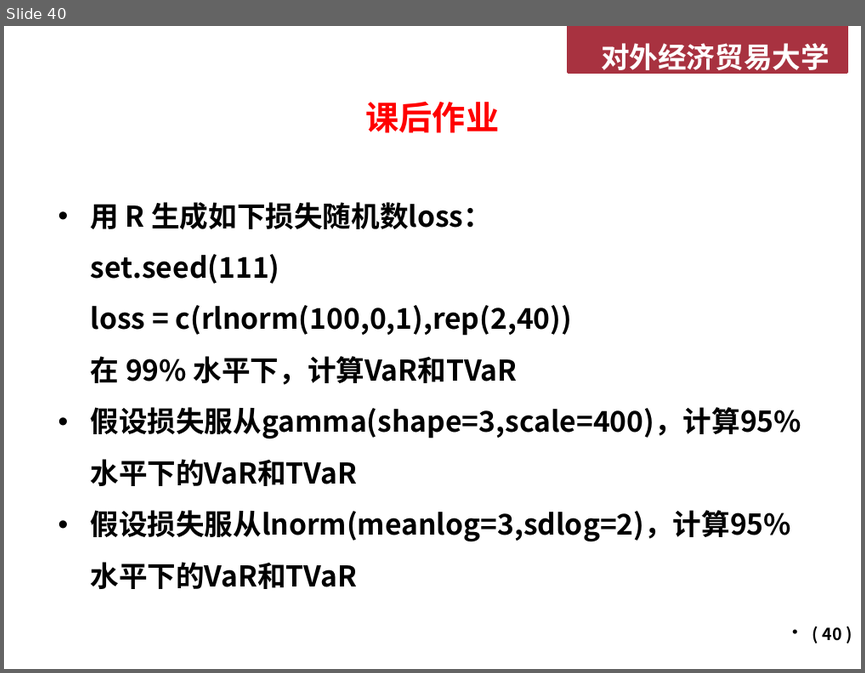
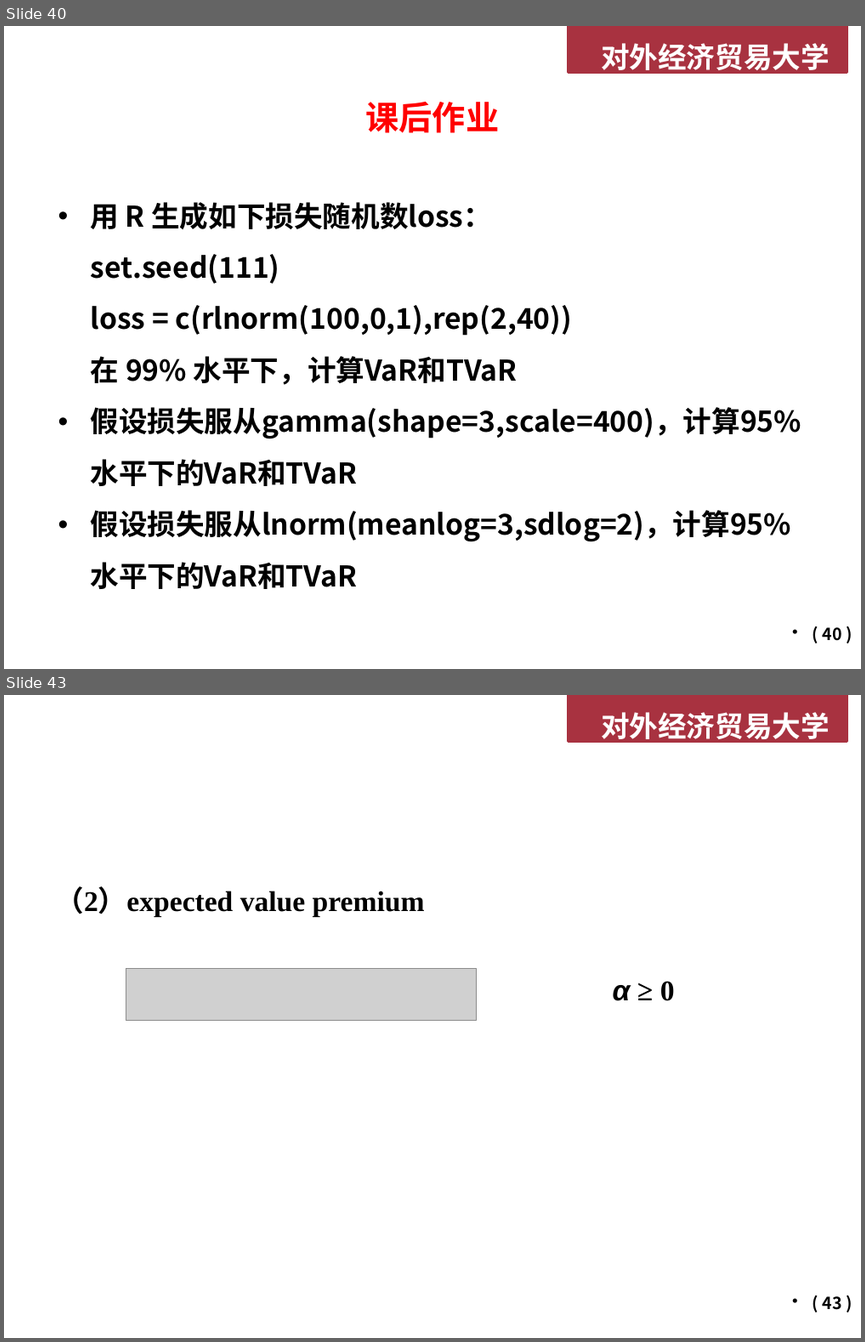
Before and after one commit to Francisor/Non-life-Insurance-Actuarial-Science, a slide deck: Lectures/Week 1 - 风险度量基础.pptx. Shown one above the other, each under a label of ours: slide 40 before the commit, slides 40 and 43 after it; the slides between them are not shown. The pictures are 865x673 and 865x1342 pixels, drawn with LibreOffice and Linux fonts; fonts in the diff are those of the drawing; grey boxes stand for pictures; background and template pictures are left out. Boxes give left, top, right and bottom in pixels: in the first picture for what was removed or moved away, otherwise in the second. Text is boxed around its words. In the diff, an @@ line names an element or a change of style, - is before the commit and + after.

```diff
--- a/Lectures/Week 1 - 风险度量基础.pptx
+++ b/Lectures/Week 1 - 风险度量基础.pptx
@@ slide 43 added at bbox=[4, 695, 861, 1338], background #FFFFFF; not listed: 2 template elements that a slide beside it also shows @@
@@ text added at bbox=[55, 886, 675, 1001], 24 pt, text #000000, bold @@
+（2）expected value premium
+α ≥ 0
@@ picture added at bbox=[126, 969, 476, 1021] @@
@@ page number added at bbox=[823, 1296, 842, 1310], 14 pt, text #000000 @@
+( 43 )
```
Also in this commit, not shown: 11 other slides added, 3 other files.
